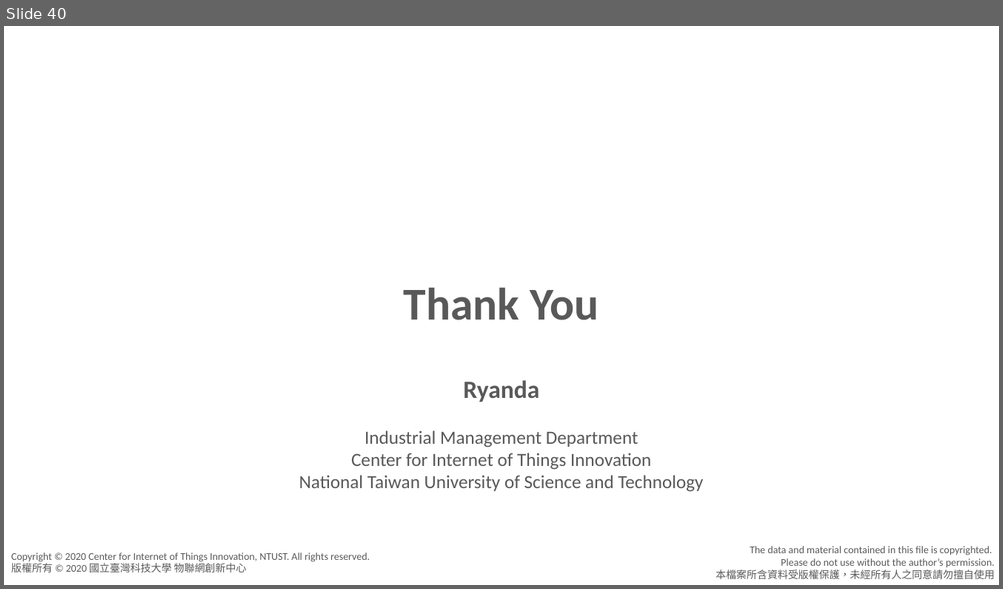
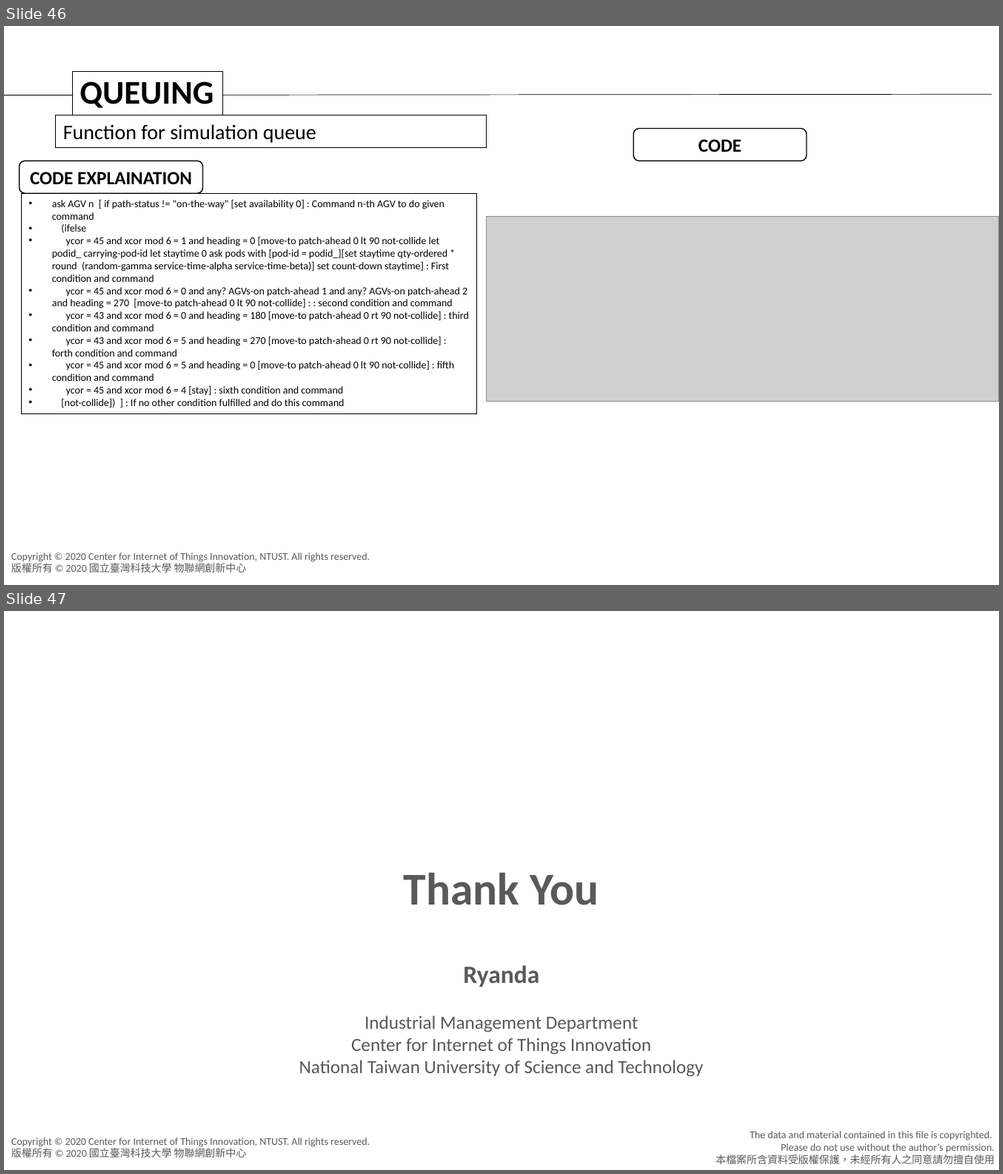
Before and after one commit to agnesyosephine/kiva, a slide deck: Tutorial/Code Learning-Ryanda.pptx. Shown one above the other, each under a label of ours: slide 40 before the commit, slides 46 and 47 after it. The pictures are 1003x589 and 1003x1174 pixels, drawn with LibreOffice and Linux fonts; fonts in the diff are those of the drawing; grey boxes stand for pictures; background and template pictures are left out. Boxes give left, top, right and bottom in pixels: in the first picture for what was removed or moved away, otherwise in the second. Text is boxed around its words. In the diff, an @@ line names an element or a change of style, - is before the commit and + after.

```diff
--- a/Tutorial/Code Learning-Ryanda.pptx
+++ b/Tutorial/Code Learning-Ryanda.pptx
@@ slide 46 added at <box>4,26,999,585</box>, background #FFFFFF; not listed: 1 template element that a slide beside it also shows @@
@@ rectangle added at <box>73,72,223,116</box>, fill #FFFFFF, outline #000000 0.75 pt, 32 pt, text #000000, bold @@
+QUEUING
@@ line added from (4, 96) to (991, 95), #000000 0.5 pt @@
@@ rectangle added at <box>56,116,486,148</box>, outline #000000 0.75 pt, 20 pt, text #000000 @@
+Function for simulation queue
@@ rounded rectangle added at <box>634,128,807,161</box>, fill #FFFFFF, outline #000000 1 pt, 18 pt, text #000000, bold @@
+CODE
@@ rounded rectangle added at <box>19,161,202,194</box>, fill #FFFFFF, outline #000000 1 pt, 18 pt, text #000000, bold @@
+CODE EXPLAINATION
@@ rectangle added at <box>21,193,476,414</box>, outline #000000 0.75 pt, 10 pt, text #000000 @@
+• ask AGV n [ if path-status != "on-the-way" [set availability 0] : Command n-th AGV to do given command
+• (ifelse
+• ycor = 45 and xcor mod 6 = 1 and heading = 0 [move-to patch-ahead 0 lt 90 not-collide let podid_ carrying-pod-id let staytime 0 ask pods with [pod-id = podid_][set staytime qty-ordered * round (random-gamma service-time-alpha service-time-beta)] set count-down staytime] : First condition and command
+• ycor = 45 and xcor mod 6 = 0 and any? AGVs-on patch-ahead 1 and any? AGVs-on patch-ahead 2 and heading = 270 [move-to patch-ahead 0 lt 90 not-collide] : : second condition and command
+• ycor = 43 and xcor mod 6 = 0 and heading = 180 [move-to patch-ahead 0 rt 90 not-collide] : third condition and command
+• ycor = 43 and xcor mod 6 = 5 and heading = 270 [move-to patch-ahead 0 rt 90 not-collide] : forth condition and command
+• ycor = 45 and xcor mod 6 = 5 and heading = 0 [move-to patch-ahead 0 lt 90 not-collide] : fifth condition and command
+• ycor = 45 and xcor mod 6 = 4 [stay] : sixth condition and command
+• [not-collide]) ] : If no other condition fulfilled and do this command
@@ picture added at <box>486,216,999,402</box> @@
@@ rectangle added at <box>740,548,767,574</box>, fill #FFFFFF, outline #FFFFFF 1 pt @@
@@ what was slide 40 is now slide 47 @@
```
Also in this commit, not shown: 6 other slides added.
